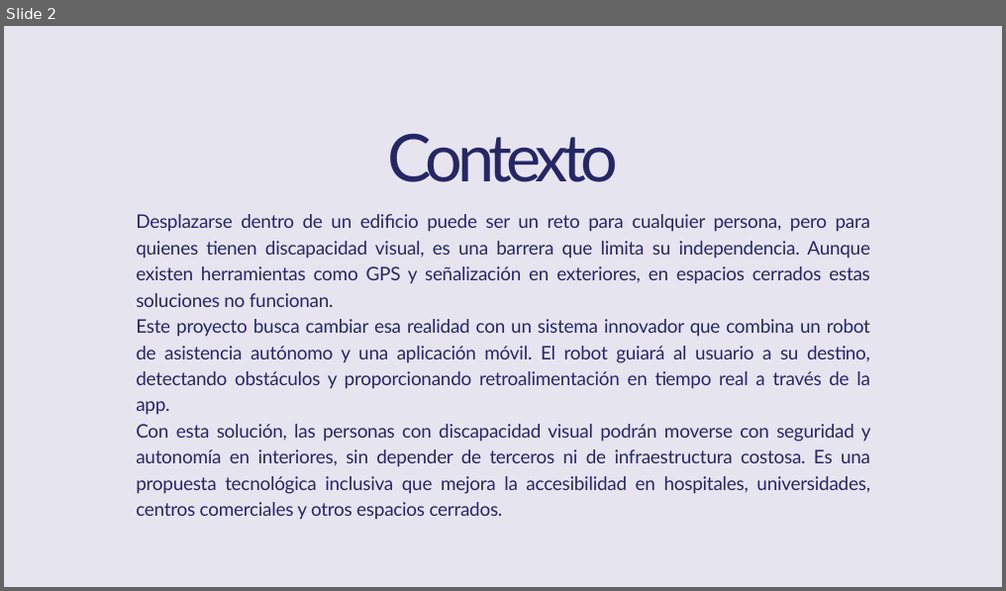
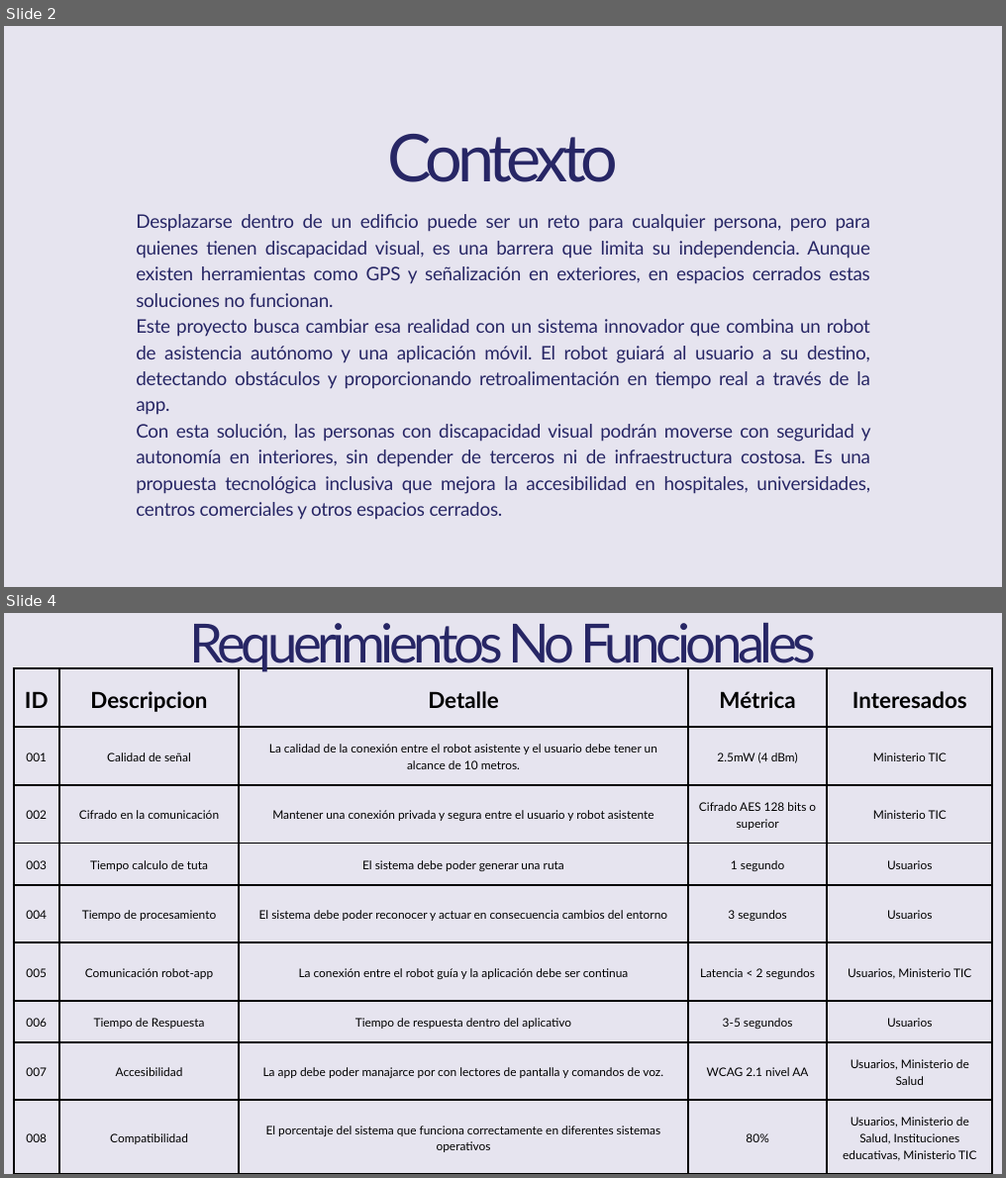
Before and after one commit to Jucer74/SoftwareArchitecture, a slide deck: Project/Context/HorusPath.context.pptx. Shown one above the other, each under a label of ours: slide 2 before the commit, slides 2 and 4 after it; the slides between them are not shown. The pictures are 1006x591 and 1006x1178 pixels, drawn with LibreOffice and Linux fonts; fonts in the diff are those of the drawing. Boxes give left, top, right and bottom in pixels: in the first picture for what was removed or moved away, otherwise in the second. Text is boxed around its words. In the diff, an @@ line names an element or a change of style, - is before the commit and + after.

```diff
--- a/Project/Context/HorusPath.context.pptx
+++ b/Project/Context/HorusPath.context.pptx
@@ slide 4 added at (4,613,1002,1174), background #E6E4EF @@
@@ text added at (190,623,816,673), 78 pt, text #272665 @@
+Requerimientos No Funcionales
@@ table added at (14,668,992,1174), 9 rows, 5 columns @@
+ID | Descripcion | Detalle | Métrica | Interesados
+001 | Calidad de señal | La calidad de la conexión entre el robot asistente y el usuario debe tener un alcance de 10 metros. | 2.5mW (4 dBm) | Ministerio TIC
+002 | Cifrado en la comunicación | Mantener una conexión privada y segura entre el usuario y robot asistente | Cifrado AES 128 bits o superior | Ministerio TIC
+003 | Tiempo calculo de tuta | El sistema debe poder generar una ruta | 1 segundo | Usuarios
+004 | Tiempo de procesamiento | El sistema debe poder reconocer y actuar en consecuencia cambios del entorno | 3 segundos | Usuarios
+005 | Comunicación robot-app | La conexión entre el robot guía y la aplicación debe ser continua | Latencia < 2 segundos | Usuarios, Ministerio TIC
+006 | Tiempo de Respuesta | Tiempo de respuesta dentro del aplicativo | 3-5 segundos | Usuarios
+007 | Accesibilidad | La app debe poder manajarce por con lectores de pantalla y comandos de voz. | WCAG 2.1 nivel AA | Usuarios, Ministerio de Salud
+008 | Compatibilidad | El porcentaje del sistema que funciona correctamente en diferentes sistemas operativos | 80% | Usuarios, Ministerio de Salud, Instituciones educativas, Ministerio TIC
```
Also in this commit, not shown: 1 slide changed, 4 other slides added, 1 slide removed.
